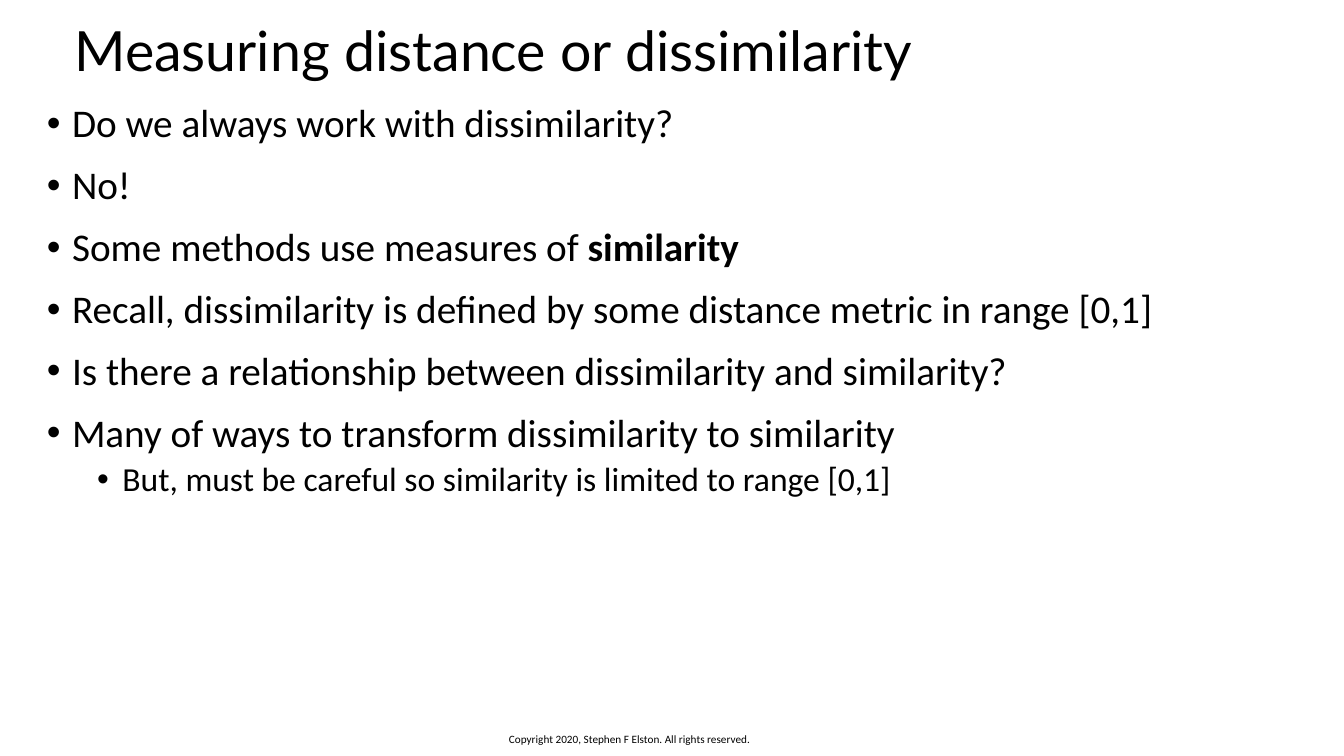
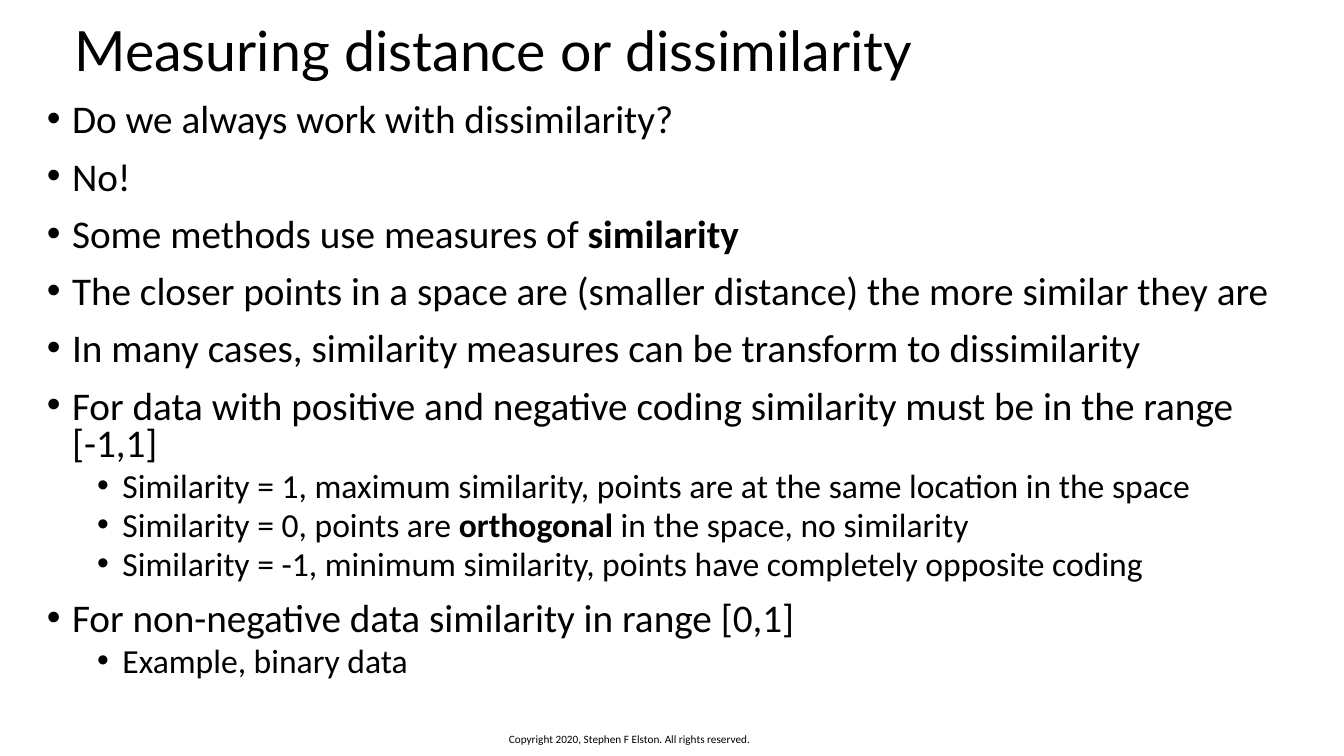
Before and after one commit to StephenElston/CSCI-E-83, a slide deck: slide 23 of Lesson12/IntroductionToClustering.pptx (slide 24 before the commit). Drawn at 1344x756 pixels with LibreOffice and Linux fonts; fonts in the diff are those of the drawing. Boxes give left, top, right and bottom in pixels: in the first picture for what was removed or moved away, otherwise in the second. Text is boxed around its words. In the diff, an @@ line names an element or a change of style, - is before the commit and + after.

```diff
--- a/Lesson12/IntroductionToClustering.pptx
+++ b/Lesson12/IntroductionToClustering.pptx
@@ text at (x1=72, y1=105, x2=739, y2=254): line spacing 0.9 to 0.8 @@
@@ text at (x1=72, y1=276, x2=1268, y2=679): text changed @@
-• Recall, dissimilarity is defined by some distance metric in range [0,1]
-• Is there a relationship between dissimilarity and similarity?
-• Many of ways to transform dissimilarity to similarity
-  • But, must be careful so similarity is limited to range [0,1]
+• The closer points in a space are (smaller distance) the more similar they are
+• In many cases, similarity measures can be transform to dissimilarity
+• For data with positive and negative coding similarity must be in the range [-1,1]
+  • Similarity = 1, maximum similarity, points are at the same location in the space
+  • Similarity = 0, points are orthogonal in the space, no similarity
+  • Similarity = -1, minimum similarity, points have completely opposite coding
+• For non-negative data similarity in range [0,1]
+  • Example, binary data
```
Also in this commit, not shown: 6 other slides changed, 5 slides added.
